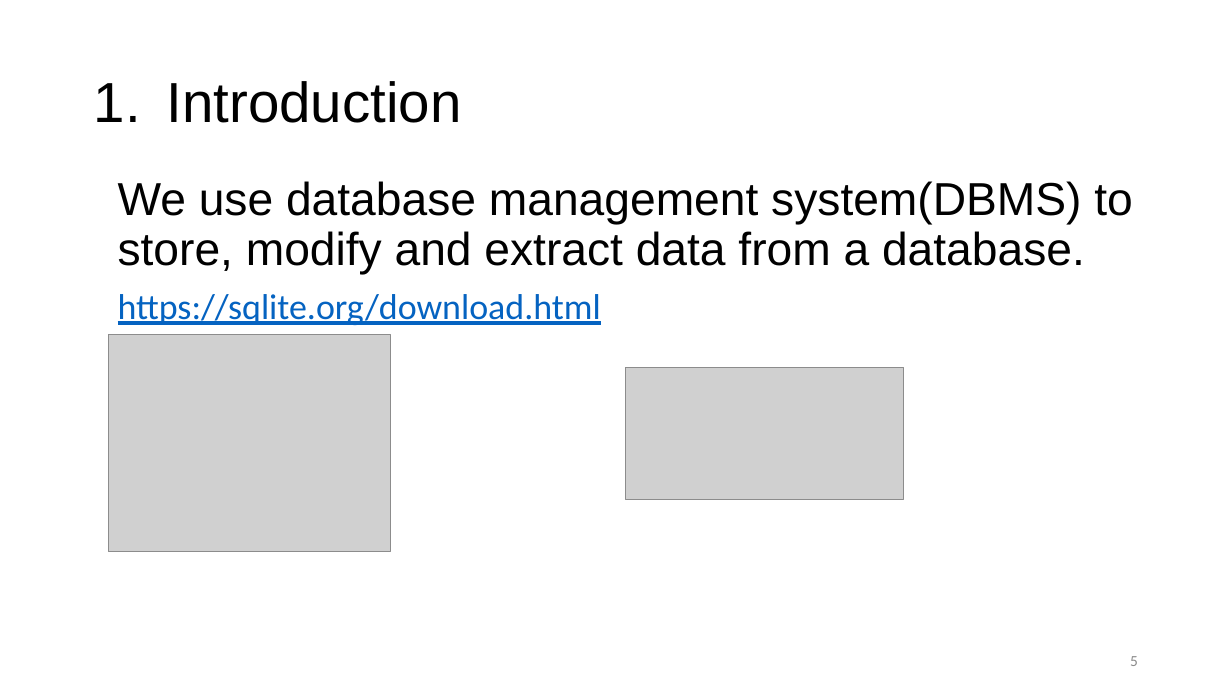
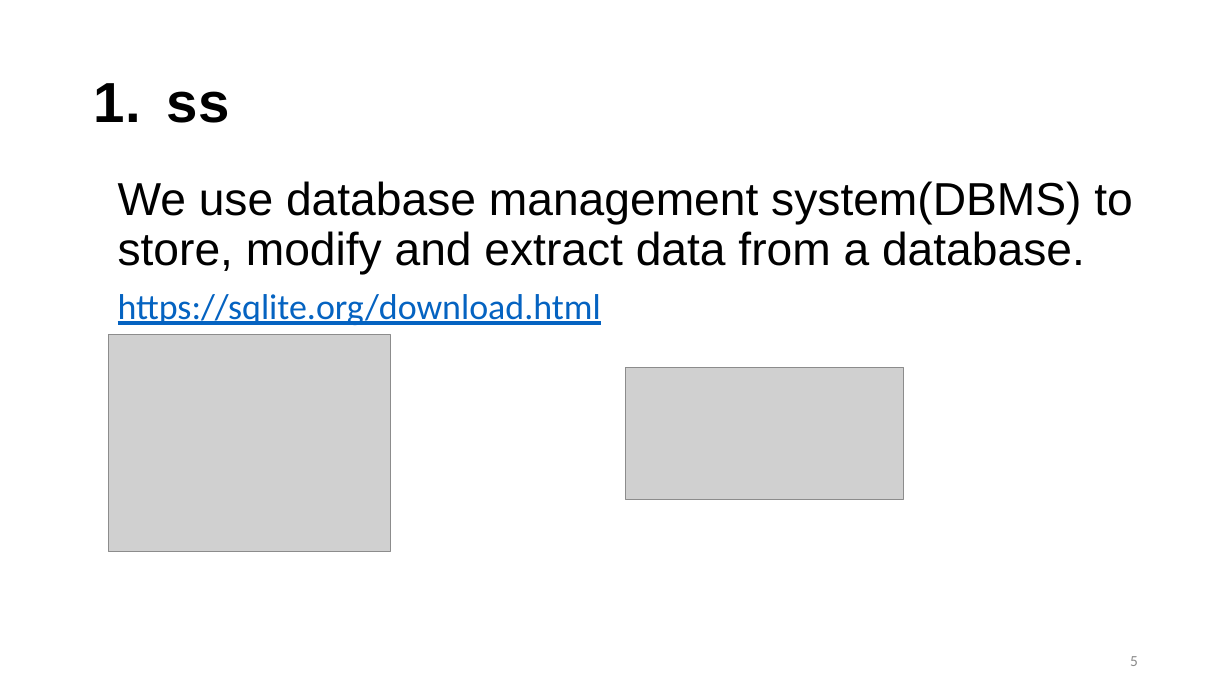
Before and after one commit to hgao62/sql_tutorial, a slide deck: slide 5 of SQL_PPT_2025.pptx. Drawn at 1232x693 pixels with LibreOffice and Linux fonts; fonts in the diff are those of the drawing; grey boxes stand for pictures. Boxes give left, top, right and bottom in pixels: in the first picture for what was removed or moved away, otherwise in the second. Text is boxed around its words. In the diff, an @@ line names an element or a change of style, - is before the commit and + after.

```diff
--- a/SQL_PPT_2025.pptx
+++ b/SQL_PPT_2025.pptx
@@ title at (167,91,230,123): text changed; bold on @@
-1. Introduction
+1. ss
```
Also in this commit, not shown: 75 other slides changed, 1 slide added, 9 slides removed, 2 other files.
